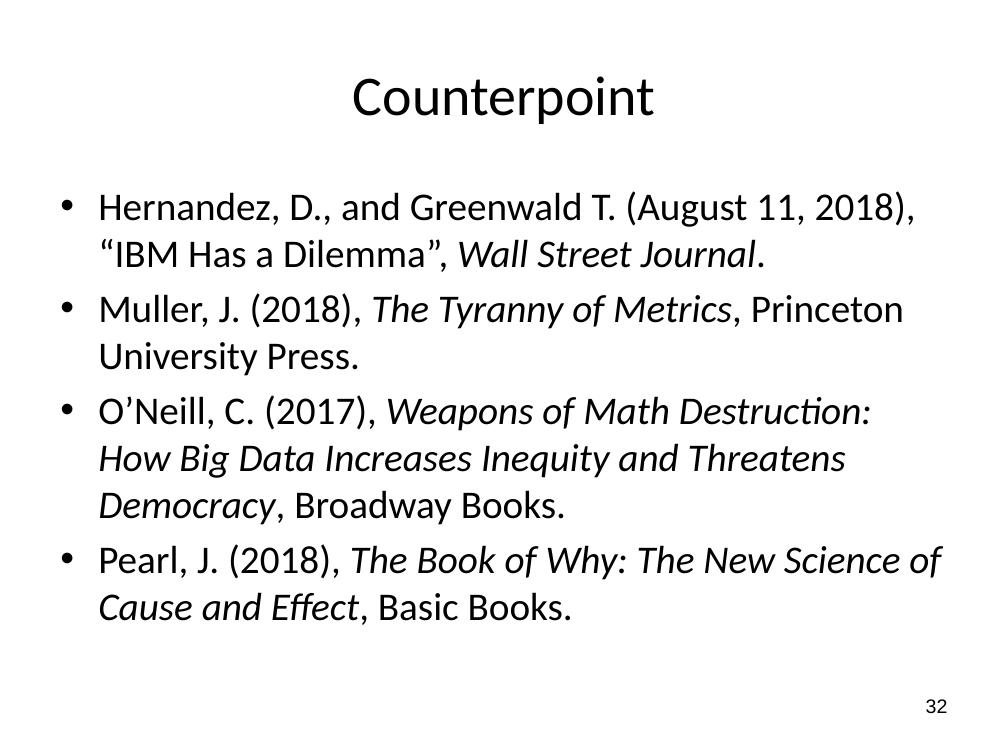
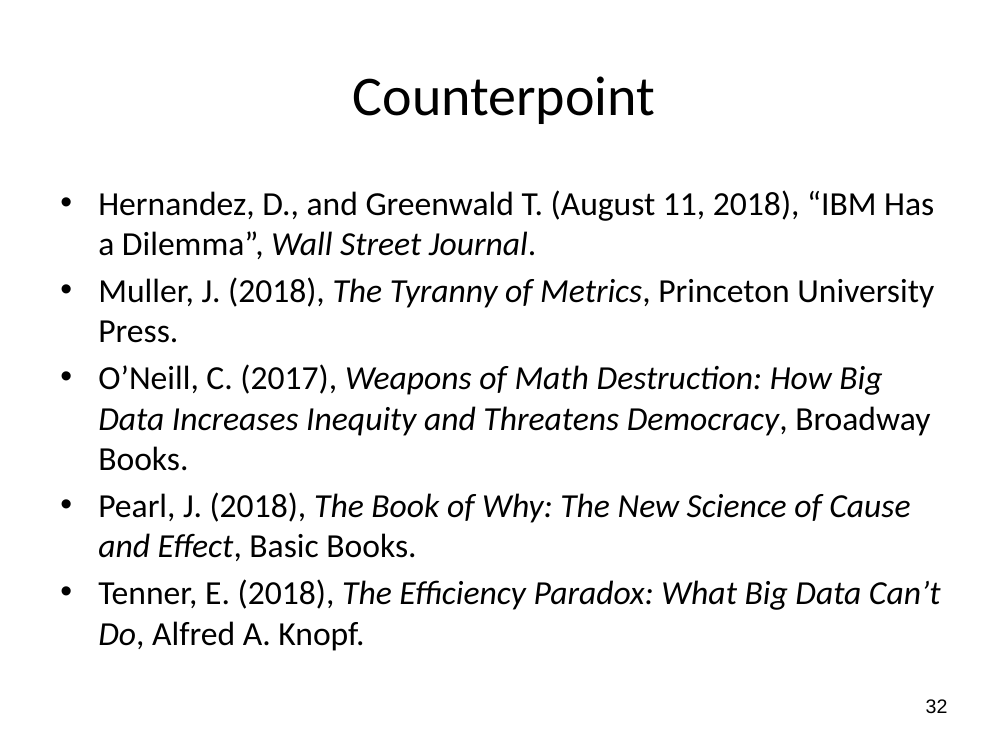
Before and after one commit to wsphd/datajam2018, a slide deck: slide 32 of dj2018.pptx. Drawn at 1008x756 pixels with LibreOffice and Linux fonts; fonts in the diff are those of the drawing. Boxes give left, top, right and bottom in pixels: in the first picture for what was removed or moved away, otherwise in the second. Text is boxed around its words. In the diff, an @@ line names an element or a change of style, - is before the commit and + after.

Commit message:
update

```diff
--- a/dj2018.pptx
+++ b/dj2018.pptx
@@ text at (98,190,934,561): size 28 to 24 pt in "Hernandez, D., and Greenwald T. (August 11, ...", "Muller, J. (2018), The Tyranny of Metrics, ...", "O’Neill, C. (2017), Weapons of Math Destruction: ...", "Pearl, J. (2018), The Book of Why: ..." @@
@@ text at (98,579,941,651): paragraph added @@
+• Tenner, E. (2018), The Efficiency Paradox: What Big Data Can’t Do, Alfred A. Knopf.
```
